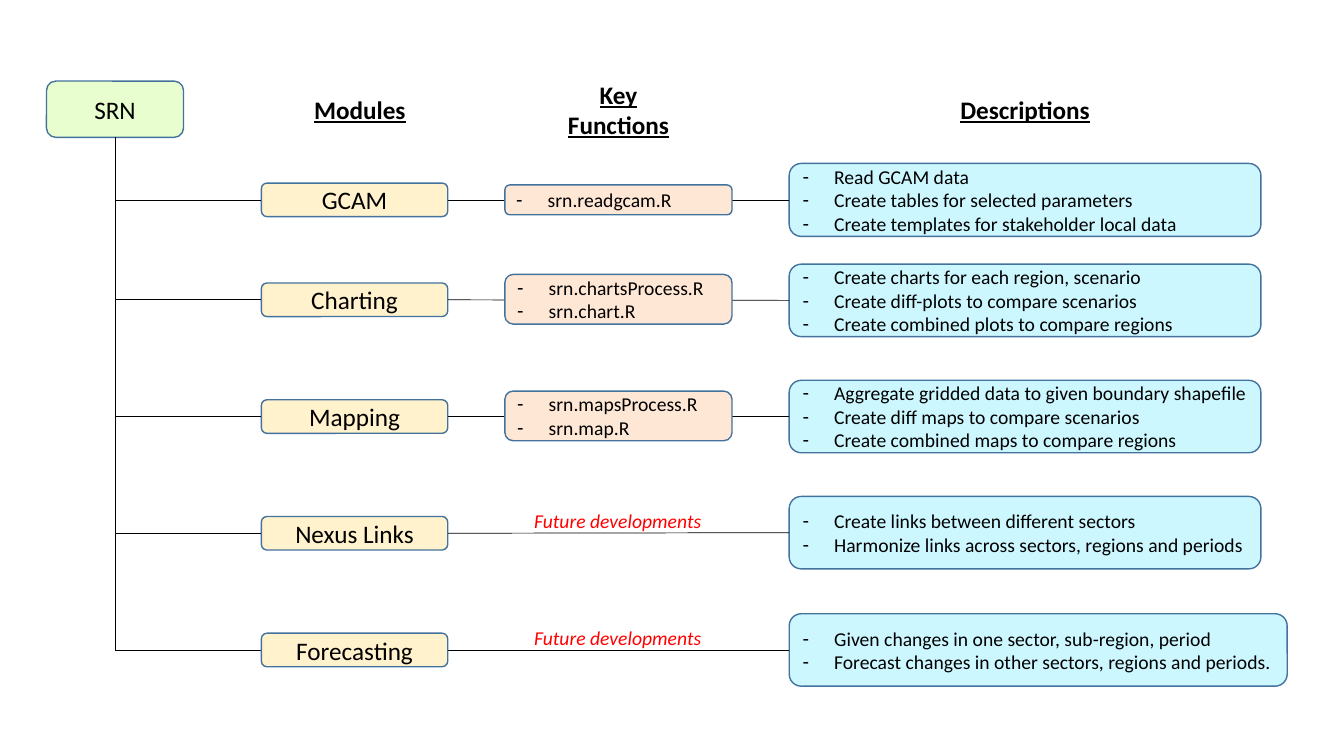
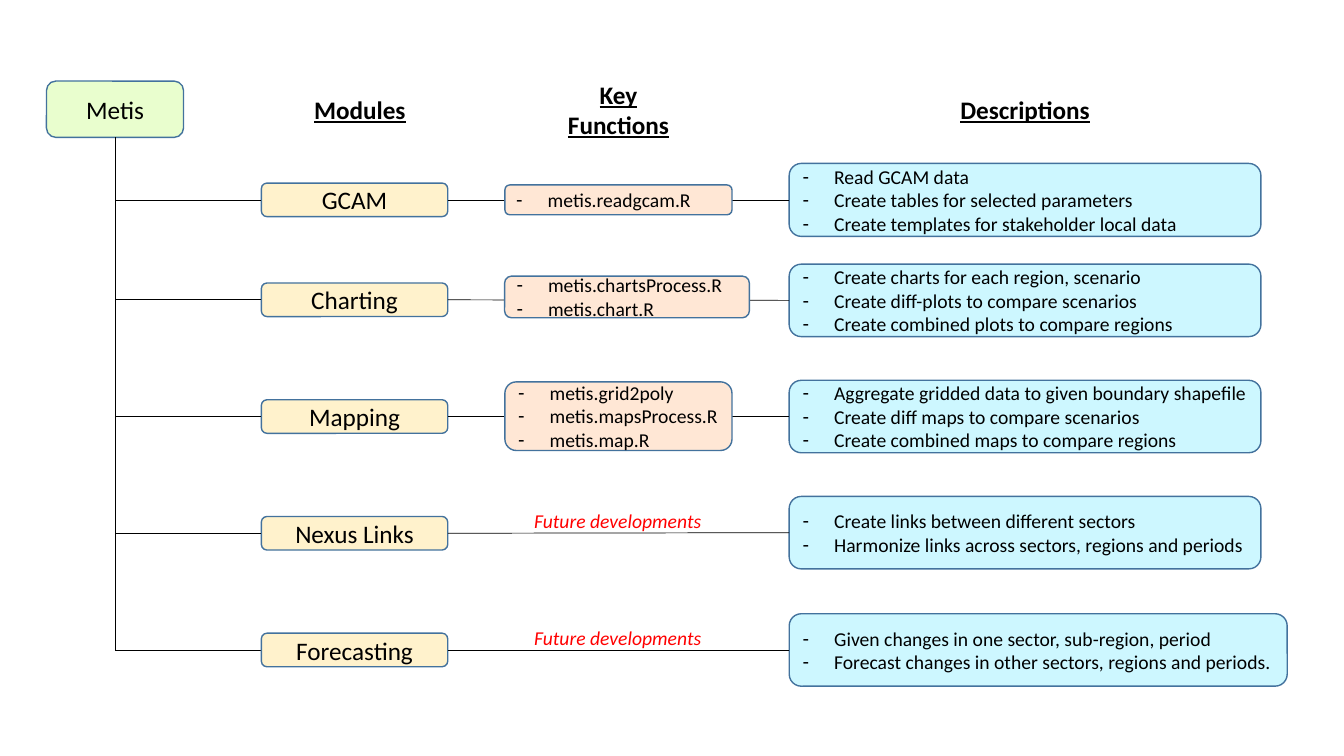
Before and after one commit to JGCRI/metis, a slide deck: slide 2 of READMEfigs/READMEfigs.pptx. Drawn at 1344x756 pixels with LibreOffice and Linux fonts; fonts in the diff are those of the drawing. Boxes give left, top, right and bottom in pixels: in the first picture for what was removed or moved away, otherwise in the second. Text is boxed around its words. In the diff, an @@ line names an element or a change of style, - is before the commit and + after.

Commit message:
Changed all names from SRN to metis.

```diff
--- a/READMEfigs/READMEfigs.pptx
+++ b/READMEfigs/READMEfigs.pptx
@@ text in rounded rectangle at <box>86,101,144,120</box>: text changed @@
-SRN
+Metis
@@ text in rounded rectangle at <box>548,193,691,211</box>: text changed @@
-– srn.readgcam.R
+– metis.readgcam.R
@@ rounded rectangle "metis.chartsProcess.R": place and size @@
-rounded rectangle "metis.chartsProcess.R" at <box>505,274,732,324</box>
+rounded rectangle "metis.chartsProcess.R" at <box>505,276,750,318</box>
@@ text in rounded rectangle at <box>548,276,722,322</box>: text changed @@
-– srn.chartsProcess.R
-– srn.chart.R
+– metis.chartsProcess.R
+– metis.chart.R
@@ rounded rectangle "metis.grid2poly": place and size @@
-rounded rectangle "metis.grid2poly" at <box>505,391,732,441</box>
+rounded rectangle "metis.grid2poly" at <box>505,382,732,451</box>
@@ text in rounded rectangle at <box>550,386,718,453</box>: text changed @@
-– srn.mapsProcess.R
-– srn.map.R
+– metis.grid2poly
+– metis.mapsProcess.R
+– metis.map.R
```
Also in this commit, not shown: 1 other slide changed, 19 other files.
